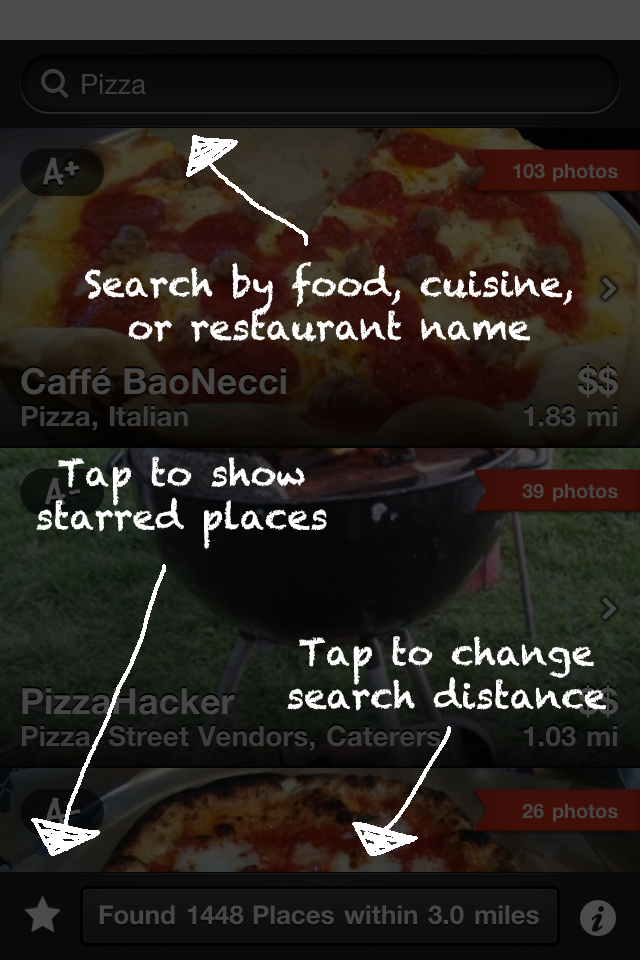
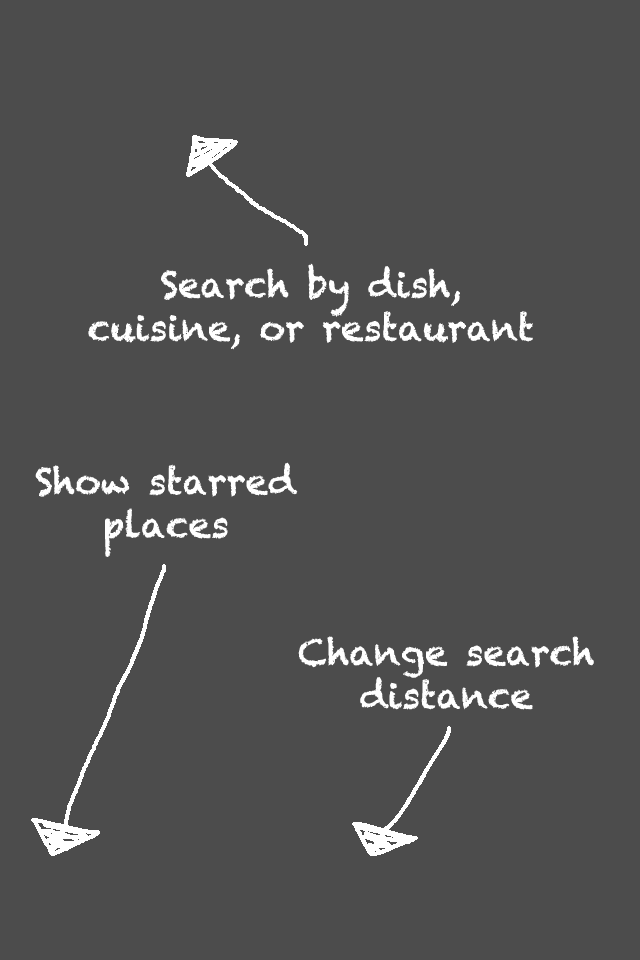
The second w=640, h=960 image is a revision of the first. Changes to its layers:
renamed "Tap to show starred places" to "Show starred places", painted on it over [35, 456, 327, 557]
renamed "Tap to change search distance" to "Change search distance", painted on it over [287, 635, 607, 711]
renamed "Search by food, cuisine, or restaurant name" to "Search by dish, cuisine, or restaurant", painted on it over [85, 261, 572, 350]
hid "Layer 0" over [0, 40, 640, 960]
